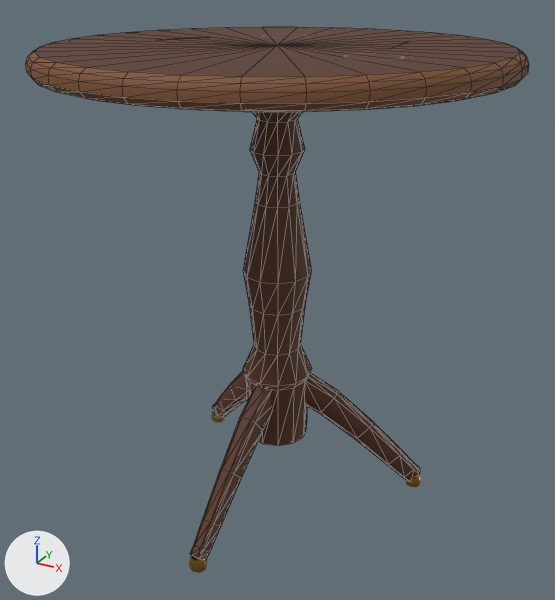
Renders of the glTF model LIMINAL V13/data/models/side_table.glb from each side of a commit.
Camera for both pictures: a camera (50 mm lens) standing at (0.482, -0.877, 0.754) and looking at (0.003, -0.005, 0.318). Every picture has the same lights, and +X, +Y and +Z are marked at lower left. The older version comes first. Mesh edges are drawn as thin lines on the coarser meshes.

Objects in the first picture: 'side_table1', 'side_table2' and 3 more.
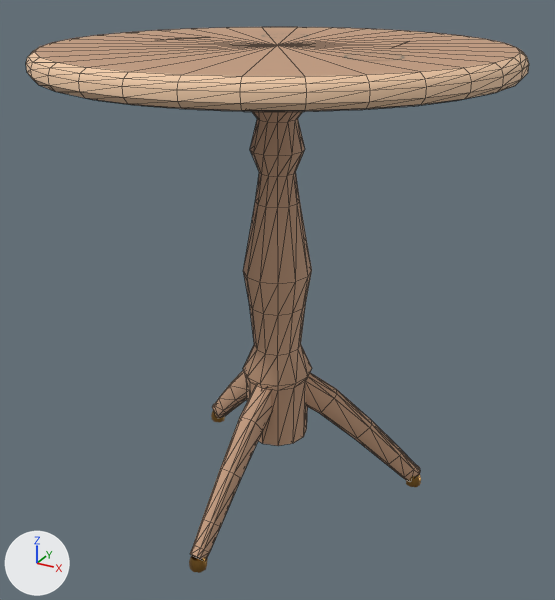
Boxes (x1, y1, x2, y2) around the edits, measured in the pictures (555 x 600 px):
'side_table2', recoloured (lighter): (35, 27, 520, 560) in both
'side_table1', recoloured (brown to beige): (26, 37, 529, 110) in both

The change, as a list of edits to the scene's bpy script:
```text
Add mat_look_wood_tex_wood_walnut_floor_r_0_55__nussbaum_poliert:
    mat_look_wood_tex_wood_walnut_floor_r_0_55__nussbaum_poliert = principled_material('look=wood tex=wood_walnut_floor r=0.55 #nussbaum_poliert')
    mat_look_wood_tex_wood_walnut_floor_r_0_55__nussbaum_poliert.base_color = (0.57, 0.342, 0.214)  # brown #c79e7f
    mat_look_wood_tex_wood_walnut_floor_r_0_55__nussbaum_poliert.roughness = 0.7
Add mat_look_wood_tex_wood_walnut_floor_r_1__nussbaum_abgerieben:
    mat_look_wood_tex_wood_walnut_floor_r_1__nussbaum_abgerieben = principled_material('look=wood tex=wood_walnut_floor r=1 #nussbaum_abgerieben')
    mat_look_wood_tex_wood_walnut_floor_r_1__nussbaum_abgerieben.base_color = (0.89, 0.604, 0.393)  # beige #f2cca8
    mat_look_wood_tex_wood_walnut_floor_r_1__nussbaum_abgerieben.roughness = 0.7
Change me_side_table1:
    where me_side_table1.from_pydata(...)  # 172 vertices, 262 faces; spans x -0.3..0.3, y -0.3..0.3, z 0.631..0.66
    remove me_side_table1.materials.append(mat_look_wood_r_1__nussbaum_abgerieben)  # brown #7a4f30
    add me_side_table1.materials.append(mat_look_wood_tex_wood_walnut_floor_r_1__nussbaum_abgerieben)  # beige #f2cca8
Change me_side_table2:
    where me_side_table2.from_pydata(...)  # 322 vertices, 566 faces; spans x -0.289..0.289, y -0.289..0.289, z 0.006..0.66
    remove me_side_table2.materials.append(mat_look_wood_r_0_6__nussbaum_poliert)  # brown #57301c
    add me_side_table2.materials.append(mat_look_wood_tex_wood_walnut_floor_r_0_55__nussbaum_poliert)  # brown #c79e7f
```
